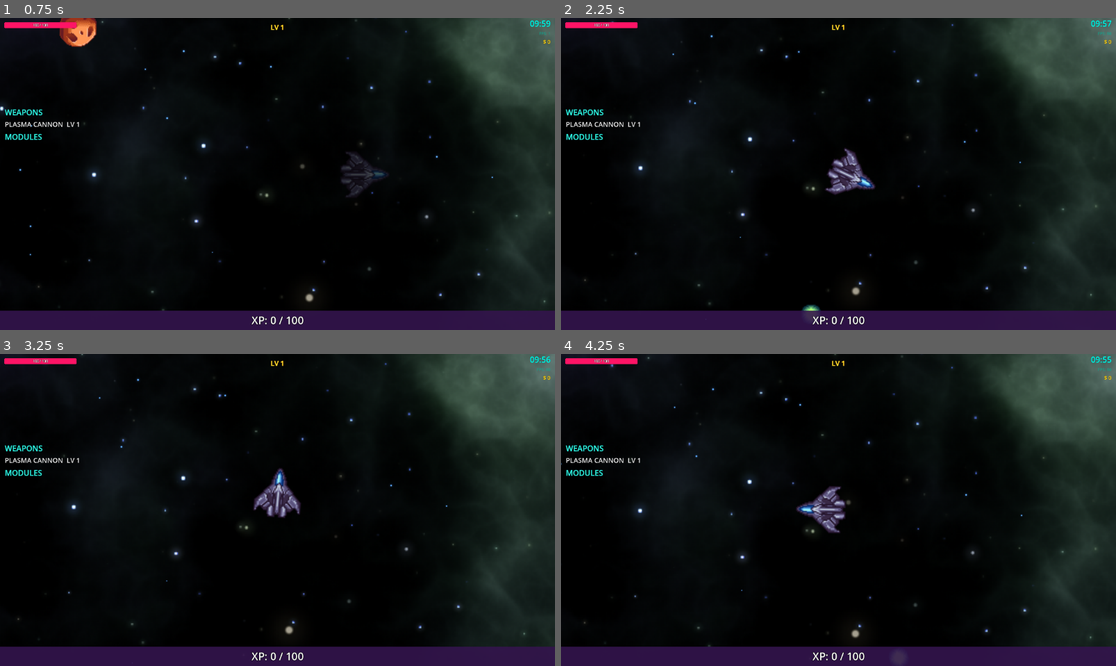
Above: before the commit, frames 1-4 (two rows, left to right).
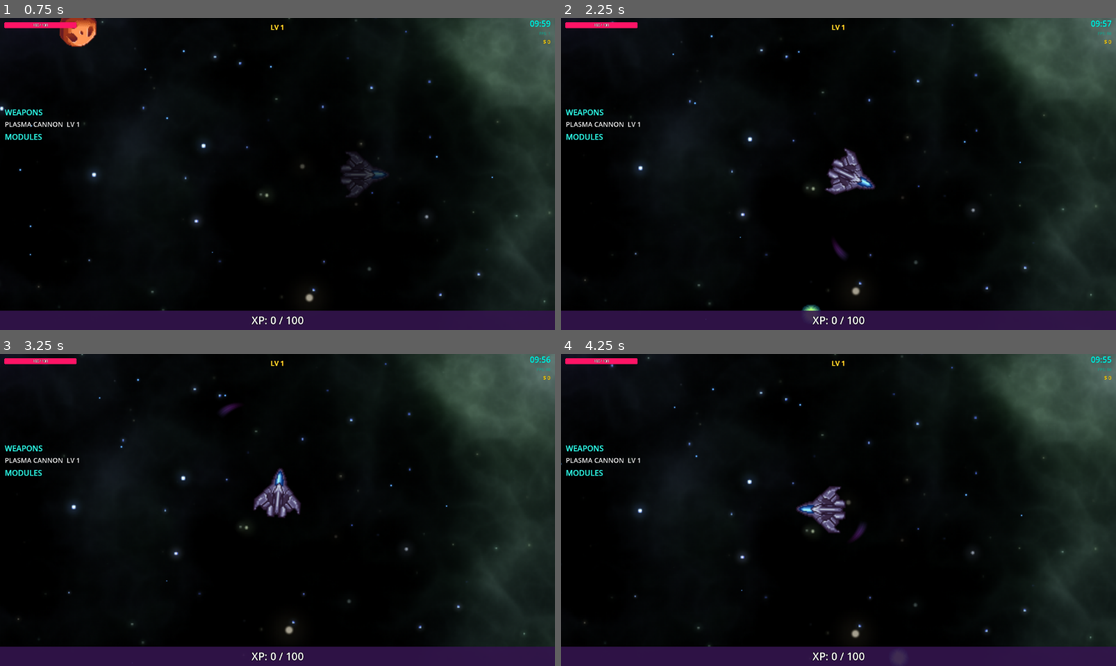
Above: after the commit, the same moments.

Repository: chalkbluffone/voidrift
Game: Godot game, scene res://scenes/gameplay/world.tscn
Two runs of this game, one before a commit and one after it. Both use one fixed random seed, a clock stepped at 60 frames per second and the inputs below.
Inputs (mouse positions are in pixels of both pictures, inside the frame that each line leads up to):
- Up to frame 1 (0.75 s): tap Enter (ui_accept) at 0.5 s; move the mouse to (399, 158) at 0.52 s; hold Right (ui_right) from 0.53 s (still down); hold Space (phase_shift) from 0.53 s (still down); click (399, 158) at 0.67 s
- Up to frame 2 (2.25 s): tap Enter (ui_accept) at 0.77, 1.52 s; move the mouse to (727, 189) at 1.27 s; release Right (ui_right) at 1.28 s; release Space (phase_shift) at 1.28 s; hold Down (ui_down) 1.28-2.03 s; tap 1 at 1.35 s; move the mouse to (894, 105) at 2.02 s; hold Right (ui_right) from 2.03 s (still down); tap 2 at 2.1 s
- Up to frame 3 (3.25 s): move the mouse to (249, 572) at 2.77 s; release Right (ui_right) at 2.78 s; hold Up (ui_up) from 2.78 s (still down); tap 3 at 2.85 s; click (249, 572) at 2.92 s; tap Enter (ui_accept) at 3.02 s
- Up to frame 4 (4.25 s): move the mouse to (1005, 556) at 3.52 s; release Up (ui_up) at 3.53 s; hold Left (ui_left) from 3.53 s (still down); tap R at 3.6 s; tap Enter (ui_accept) at 3.77 s

Frame 1 is identical in both runs. In frame 2, less than 0.1% of the frame differs, in the area x 49-52%, y 71-78%; in frame 3, less than 0.1%; in frame 4, less than 0.1%.

Commit message:
Add Radiant Arc effect with procedural generation and shader support
- Created Radiant Arc effect using Polygon2D and custom shaders for a synthwave aesthetic.
- Added main script (radiant_arc.gd) for procedural arc generation and animation.
- Implemented spawner utility (radiant_arc_spawner.gd) for easy effect instantiation.
- Introduced configuration resource (radiant_arc_config.gd) for customizable parameters.
- Developed shader (radiant_arc.gdshader) for neon glow and animation effects.
- Added quick reference documentation (QUICK_REFERENCE.md) and detailed README.md for usage instructions.
- Included debug UI (radiant_arc_debug_ui.gd) for real-time parameter adjustments.
- Integrated default configuration resource (default_radiant_arc_config.tres) for immediate use.
- Established scene structure (RadiantArc.tscn) for the effect.

Diff:
--- /dev/null
+++ b/effects/radiant_arc/RadiantArc.tscn
@@ -0,0 +1,11 @@
+[gd_scene load_steps=2 format=3 uid="uid://bm8x8t7oaao36"]
+
+[ext_resource type="Script" uid="uid://dqlu2kn8j3yic" path="res://effects/radiant_arc/radiant_arc.gd" id="1_f0w3a"]
+
+[node name="RadiantArc" type="Node2D"]
+script = ExtResource("1_f0w3a")
+arc_angle_deg = 309.0
+radius = 76.0
+taper = 0.0
+distance = 20.0
+duration = 1.2
--- /dev/null
+++ b/effects/radiant_arc/default_radiant_arc_config.tres
@@ -0,0 +1,22 @@
+[gd_resource type="Resource" script_class="RadiantArcConfig"]
+
+arc_angle_deg = 100.0
+radius = 40.0
+thickness = 20.0
+taper = 0.75
+length_scale = 1.2
+distance = 20.0
+speed = 0.0
+duration = 0.25
+fade_in = 0.05
+fade_out = 0.15
+color_a = Color(0, 1, 1, 1)
+color_b = Color(1, 0.2, 0.8, 1)
+color_c = Color(1, 0.4, 0.8, 1)
+glow_strength = 3.5
+core_strength = 0.8
+noise_strength = 0.4
+uv_scroll_speed = 2.0
+rotation_offset_deg = 0.0
+follow_mode = 0
+seed_offset = 0.0
--- /dev/null
+++ b/effects/radiant_arc/radiant_arc.gd
@@ -0,0 +1,231 @@
+extends Node2D
+class_name RadiantArc
+
+# Exported parameters for full configurability
+@export var arc_angle_deg: float = 90.0
+@export var radius: float = 42.0
+@export var thickness: float = 18.0
+@export var taper: float = 0.5  # Thickness falloff (0-1)
+@export var length_scale: float = 0.75
+@export var distance: float = 25.0  # Medium distance offset (unchanged)
+@export var speed: float = 0.0  # Travel speed forward
+@export var duration: float = 0.8  # Longer duration for slower feel
+@export var fade_in: float = 0.08  # Fade-in time
+@export var fade_out: float = 0.15  # Fade-out time
+@export var sweep_speed: float = 1.2  # Slower blade animation
+
+# Color and glow parameters
+@export var color_a: Color = Color(0.0, 1.0, 1.0, 1.0)  # Cyan
+@export var color_b: Color = Color(1.0, 0.0, 1.0, 1.0)  # Magenta
+@export var color_c: Color = Color(0.0, 0.5, 1.0, 1.0)  # Deep Blue
+@export var glow_strength: float = 3.0
+@export var core_strength: float = 1.2
+@export var noise_strength: float = 0.3
+@export var uv_scroll_speed: float = 3.0
+
+# Control parameters
+@export var rotation_offset_deg: float = 0.0
+@export var follow_mode: int = 0  # 0=fixed, 1=aim_dir, 2=movement_vec
+@export var seed_offset: float = 0.0
+
+# Internal state
+var _elapsed: float = 0.0
+var _is_active: bool = true
+var _mesh_instance: MeshInstance2D
+var _shader_material: ShaderMaterial
+var _start_pos: Vector2
+var _start_rotation: float
+var _aim_direction: Vector2 = Vector2.RIGHT
+
+func _ready() -> void:
+	# Find or create MeshInstance2D child
+	var children = get_children()
+	_mesh_instance = null
+	for child in children:
+		if child is MeshInstance2D:
+			_mesh_instance = child
+			break
+
+	# Cleanup any old Polygon2D
+	for child in children:
+		if child is Polygon2D:
+			child.queue_free()
+
+	if not _mesh_instance:
+		_mesh_instance = MeshInstance2D.new()
+		add_child(_mesh_instance)
+
+	# Texture fix for UVs
+	if not _mesh_instance.texture:
+		var img = Image.create(4, 4, false, Image.FORMAT_RGBA8)
+		img.fill(Color.WHITE)
+		_mesh_instance.texture = ImageTexture.create_from_image(img)
+
+	# Create shader material if not exists
+	if not _mesh_instance.material:
+		_shader_material = ShaderMaterial.new()
+		_shader_material.shader = load("res://effects/radiant_arc/radiant_arc.gdshader")
+		_mesh_instance.material = _shader_material
+	else:
+		_shader_material = _mesh_instance.material
+
+	_start_pos = global_position
+	_start_rotation = rotation
+	_generate_arc_mesh()
+	_update_shader_uniforms()
+
+
+func _process(delta: float) -> void:
+	if not _is_active:
+		return
+
+	_elapsed += delta
+
+	# Check if effect is done
+	if _elapsed >= duration:
+		_is_active = false
+		queue_free()
+		return
+
+	# Update position if moving forward
+	if speed > 0.0:
+		var direction = Vector2.RIGHT.rotated(rotation)
+		global_position = _start_pos + direction * speed * _elapsed
+
+	# Update shader uniforms each frame
+	_update_shader_uniforms()
+
+
+func _generate_arc_mesh() -> void:
+	"""Generate the crescent arc mesh procedurally with UVs."""
+	if not _mesh_instance:
+		return
+
+	var vertices = PackedVector2Array()
+	var uvs = PackedVector2Array()
+
+	var arc_rad = deg_to_rad(arc_angle_deg)
+	var segments = int(max(16, arc_angle_deg / 3.0))
+
+	var inner_radius = radius
+
+	# Generate triangle strip: Inner, Outer, Inner, Outer
+	for i in range(segments + 1):
+		var t = float(i) / float(segments) # 0.0 to 1.0 along arc
+		var angle = -arc_rad * 0.5 + arc_rad * t
+
+		# Taper logic
+		var actual_thickness = thickness
+		if taper > 0.8:
+			# Comma shape (thick start, thin end)
+			actual_thickness = thickness * (1.1 - pow(t, 2.0))
+		else:
+			# Crescent shape (sine wave profile)
+			actual_thickness = thickness * (0.3 + 0.7 * sin(t * PI))
+
+		actual_thickness = max(0.0, actual_thickness)
+
+		var current_outer_r = inner_radius + actual_thickness
+		var current_inner_r = inner_radius
+
+		var cos_a = cos(angle)
+		var sin_a = sin(angle)
+		var dir = Vector2(cos_a, sin_a)
+
+		# Inner vertex (V=1.0)
+		var p_in = dir * current_inner_r * length_scale
+		p_in += Vector2(distance, 0.0)
+
+		# Outer vertex (V=0.0)
+		var p_out = dir * current_outer_r * length_scale
+		p_out += Vector2(distance, 0.0)
+
+		vertices.push_back(p_in)
+		uvs.push_back(Vector2(t, 1.0))
+
+		vertices.push_back(p_out)
+		uvs.push_back(Vector2(t, 0.0))
+
+	var arrays = []
+	arrays.resize(Mesh.ARRAY_MAX)
+	arrays[Mesh.ARRAY_VERTEX] = vertices
+	arrays[Mesh.ARRAY_TEX_UV] = uvs
+
+	var am = ArrayMesh.new()
+	am.add_surface_from_arrays(Mesh.PRIMITIVE_TRIANGLE_STRIP, arrays)
+	_mesh_instance.mesh = am
+
+
+
+func _update_shader_uniforms() -> void:
+	"""Update shader uniforms based on current state."""
+	if not _shader_material:
+		return
+
+	var progress = _elapsed / max(duration, 0.001)
+
+	# Calculate alpha: fade in then fade out
+	var alpha = 1.0
+	if _elapsed < fade_in:
+		alpha = _elapsed / fade_in
+	elif _elapsed > duration - fade_out:
+		alpha = 1.0 - (_elapsed - (duration - fade_out)) / fade_out
+
+	# Optional sweep growth: arc expands from 0 to full angle
+	# Sweep animation: controlled by sweep_speed
+	# sweep_speed 1.0 = sweep completes in 70% of duration
+	# sweep_speed 2.0 = sweep completes in 35% of duration (twice as fast)
+	var base_sweep_duration = duration * 0.7
+	var sweep_duration = base_sweep_duration / max(sweep_speed, 0.1)
+	var sweep_progress = clamp(_elapsed / sweep_duration, 0.0, 1.0)
+
+	_shader_material.set_shader_parameter("color_a", color_a)
+	_shader_material.set_shader_parameter("color_b", color_b)
+	_shader_material.set_shader_parameter("color_c", color_c)
+	_shader_material.set_shader_parameter("glow_strength", glow_strength)
+	_shader_material.set_shader_parameter("core_strength", core_strength)
+	_shader_material.set_shader_parameter("noise_strength", noise_strength)
+	_shader_material.set_shader_parameter("uv_scroll_speed", uv_scroll_speed)
+	_shader_material.set_shader_parameter("progress", progress)
+	_shader_material.set_shader_parameter("alpha", alpha)
+	_shader_material.set_shader_parameter("sweep_progress", sweep_progress)
+	_shader_material.set_shader_parameter("seed_offset", seed_offset)
+
+
+func setup(params: Dictionary) -> RadiantArc:
+	"""
+	Convenience method to set up the effect from a parameter dictionary.
+	Returns self for chaining.
+
+	Expected keys:
+	- arc_angle_deg, radius, thickness, taper, length_scale
+	- distance, speed, duration, fade_in, fade_out
+	- color_a, color_b, color_c, glow_strength, core_strength
+	- noise_strength, uv_scroll_speed, rotation_offset_deg
+	- follow_mode, seed_offset
+	"""
+	for key in params:
+		if key in self:
+			set(key, params[key])
+
+	if is_node_ready():
+		_generate_arc_mesh()
+		_update_shader_uniforms()
+
+	return self
+
+
+func set_direction(direction: Vector2) -> RadiantArc:
+	"""Set the aim direction and apply rotation."""
+	_aim_direction = direction.normalized()
+	rotation = _aim_direction.angle() + deg_to_rad(rotation_offset_deg)
+	return self
+
+
+func spawn_from(spawn_pos: Vector2, direction: Vector2) -> RadiantArc:
+	"""Position and orient the effect from a spawn point."""
+	global_position = spawn_pos + direction * distance
+	set_direction(direction)
+	_start_pos = global_position
+	_start_rotation = rotation
+	return self
--- /dev/null
+++ b/effects/radiant_arc/radiant_arc.gdshader
@@ -0,0 +1,94 @@
+shader_type canvas_item;
+render_mode blend_mix;
+
+// Colors and glow
+uniform vec4 color_a : source_color = vec4(0.0, 1.0, 1.0, 1.0);  // Cyan
+uniform vec4 color_b : source_color = vec4(1.0, 0.0, 1.0, 1.0);  // Magenta
+uniform vec4 color_c : source_color = vec4(1.0, 0.4, 0.8, 1.0);  // Pink
+uniform float glow_strength = 3.5;
+uniform float core_strength = 0.8;
+uniform float noise_strength = 0.3;
+uniform float uv_scroll_speed = 2.0;
+
+// Animation
+uniform float progress = 0.0;  // 0 to 1 over lifetime
+uniform float alpha = 1.0;     // Master alpha fade
+uniform float sweep_progress = 1.0;  // Arc sweep from 0 to 1
+uniform float seed_offset = 0.0;
+
+// Simple noise function
+float hash(vec2 p) {
+	return fract(sin(dot(p, vec2(12.9898, 78.233))) * 43758.5453);
+}
+
+float noise(vec2 p) {
+	vec2 i = floor(p);
+	vec2 f = fract(p);
+	f = f * f * (3.0 - 2.0 * f);
+
+	float n0 = hash(i);
+	float n1 = hash(i + vec2(1.0, 0.0));
+	float n2 = hash(i + vec2(0.0, 1.0));
+	float n3 = hash(i + vec2(1.0, 1.0));
+
+	float nx0 = mix(n0, n1, f.x);
+	float nx1 = mix(n2, n3, f.x);
+	return mix(nx0, nx1, f.y);
+}
+
+void fragment() {
+	// UV.x = Progress along arc (0..1) - 0 is starting tip, 1 is ending tip
+	// UV.y = Thickness (0=outer, 1=inner)
+
+	// Create a "beam" profile across the V axis (Thickness)
+	// Peak at 0.5 (center of thickness), fade to 0 at edges
+	float beam_profile = 1.0 - abs(UV.y - 0.5) * 2.0;
+	beam_profile = pow(beam_profile, 1.5); // Smooth rounding
+
+	// COUNTER-CLOCKWISE SWEEP ANIMATION
+	float sweep_edge = sweep_progress * 1.8; // Extended range for full tail exit
+
+	// Distance from current pixel to the leading edge
+	float dist_from_edge = sweep_edge - UV.x;
+
+	// WISPY TAIL: Gradual fade from leading edge back
+	float tail_length = 0.5;
+	float tail_fade = 1.0 - smoothstep(0.0, tail_length, dist_from_edge);
+	tail_fade = pow(tail_fade, 0.7); // Softer falloff for wispy look
+
+	// WISPY TIP: Fade the leading edge to transparency as it reaches the end
+	float tip_wisp = smoothstep(1.0, 0.5, UV.x); // Start fading at 50%
+	tip_wisp = pow(tip_wisp, 1.5); // Accelerate the fade
+
+	// Leading edge glow
+	float leading_edge = smoothstep(0.2, 0.0, dist_from_edge) * smoothstep(-0.05, 0.03, dist_from_edge);
+	leading_edge *= tip_wisp;
+
+	// Soft reveal (no hard edge)
+	float revealed = smoothstep(-0.02, 0.08, dist_from_edge);
+
+	// Color Gradient along the arc
+	vec3 base_color = mix(color_a.rgb, color_b.rgb, UV.x);
+
+	// Slight brightness boost at leading edge
+	base_color = mix(base_color, vec3(1.0), leading_edge * 0.3);
+
+	// Define the core (bright center line) - also fades at tip
+	float core = smoothstep(0.75, 1.0, beam_profile) * tip_wisp;
+
+	// Define the main glow body
+	float body = smoothstep(0.1, 0.7, beam_profile);
+
+	// Combine: body fades with tail, tip fades with wisp
+	float visibility = body * revealed * tail_fade * tip_wisp;
+	// Add leading edge glow
+	visibility += leading_edge * body * 0.8;
+	// Add subtle core
+	visibility += core * 0.3 * tail_fade;
+
+	// Final alpha - wisps should be more transparent overall
+	float final_alpha = visibility * alpha * glow_strength * 0.4;
+	final_alpha = clamp(final_alpha, 0.0, 1.0);
+
+	COLOR = vec4(base_color, final_alpha);
+}
--- /dev/null
+++ b/effects/radiant_arc/radiant_arc_config.gd
@@ -0,0 +1,61 @@
+extends Resource
+class_name RadiantArcConfig
+
+# Arc geometry
+@export var arc_angle_deg: float = 120.0
+@export var radius: float = 50.0
+@export var thickness: float = 15.0
+@export var taper: float = 0.8  # Thickness falloff along arc
+@export var length_scale: float = 1.0
+@export var distance: float = 0.0  # Offset from origin
+
+# Movement
+@export var speed: float = 0.0  # Travel speed forward
+@export var duration: float = 0.2  # Lifetime
+@export var fade_in: float = 0.05
+@export var fade_out: float = 0.1
+
+# Colors and effects
+@export var color_a: Color = Color(0.0, 1.0, 1.0, 1.0)  # Cyan
+@export var color_b: Color = Color(1.0, 0.2, 0.8, 1.0)  # Magenta
+@export var color_c: Color = Color(1.0, 0.4, 0.8, 1.0)  # Pink
+@export var glow_strength: float = 2.0
+@export var core_strength: float = 0.6
+@export var noise_strength: float = 0.3
+@export var uv_scroll_speed: float = 2.0
+
+# Orientation
+@export var rotation_offset_deg: float = 0.0
+@export var follow_mode: int = 0  # 0=fixed, 1=aim_dir, 2=movement_vec
+@export var seed_offset: float = 0.0
+
+
+func to_dict() -> Dictionary:
+	"""Convert config to dictionary for passing to RadiantArc.setup()"""
+	return {
+		"arc_angle_deg": arc_angle_deg,
+		"radius": radius,
+		"thickness": thickness,
+		"taper": taper,
+		"length_scale": length_scale,
+		"distance": distance,
+		"speed": speed,
+		"duration": duration,
+		"fade_in": fade_in,
+		"fade_out": fade_out,
+		"color_a": color_a,
+		"color_b": color_b,
+		"color_c": color_c,
+		"glow_strength": glow_strength,
+		"core_strength": core_strength,
+		"noise_strength": noise_strength,
+		"uv_scroll_speed": uv_scroll_speed,
+		"rotation_offset_deg": rotation_offset_deg,
+		"follow_mode": follow_mode,
+		"seed_offset": seed_offset,
+	}
+
+
+func apply_to(arc: RadiantArc) -> RadiantArc:
+	"""Apply this config to a RadiantArc instance."""
+	return arc.setup(to_dict())
--- /dev/null
+++ b/effects/radiant_arc/radiant_arc_debug_ui.gd
@@ -0,0 +1,124 @@
+extends CanvasLayer
+
+const SAVE_PATH = "user://radiant_arc_settings.cfg"
+
+# Reference to the settings we're modifying
+var settings: Dictionary = {
+	"arc_angle_deg": 90.0,
+	"radius": 42.0,
+	"thickness": 18.0,
+	"taper": 0.5,
+	"length_scale": 0.75,
+	"distance": 25.0,
+	"duration": 0.8,
+	"sweep_speed": 1.2,
+	"glow_strength": 3.0,
+	"fade_in": 0.08,
+	"fade_out": 0.15,
+}
+
+signal settings_changed(settings: Dictionary)
+
+
+func _load_settings() -> void:
+	var config = ConfigFile.new()
+	var err = config.load(SAVE_PATH)
+	if err == OK:
+		for key in settings.keys():
+			if config.has_section_key("arc", key):
+				settings[key] = config.get_value("arc", key)
+		print("Radiant Arc settings loaded from ", SAVE_PATH)
+
+
+func _save_settings() -> void:
+	var config = ConfigFile.new()
+	for key in settings.keys():
+		config.set_value("arc", key, settings[key])
+	config.save(SAVE_PATH)
+	print("Radiant Arc settings saved to ", SAVE_PATH)
+
+var _panel: PanelContainer
+var _sliders: Dictionary = {}
+var _labels: Dictionary = {}
+
+func _ready() -> void:
+	# Load saved settings first
+	_load_settings()
+
+	# Ensure this renders above everything
+	layer = 100
+
+	# Create the UI
+	_panel = PanelContainer.new()
+	_panel.set_anchors_preset(Control.PRESET_BOTTOM_RIGHT)
+	_panel.grow_horizontal = Control.GROW_DIRECTION_BEGIN
+	_panel.grow_vertical = Control.GROW_DIRECTION_BEGIN
+	_panel.offset_right = -50
+	_panel.offset_bottom = -50
+	add_child(_panel)
+
+	var vbox = VBoxContainer.new()
+	vbox.custom_minimum_size = Vector2(300, 0)
+	_panel.add_child(vbox)
+
+	# Title
+	var title = Label.new()
+	title.text = "Radiant Arc Debug (F1 to toggle)"
+	title.horizontal_alignment = HORIZONTAL_ALIGNMENT_CENTER
+	vbox.add_child(title)
+
+	# Add sliders for each setting
+	_add_slider(vbox, "arc_angle_deg", 30.0, 360.0, 1.0)
+	_add_slider(vbox, "radius", 10.0, 150.0, 1.0)
+	_add_slider(vbox, "thickness", 5.0, 80.0, 1.0)
+	_add_slider(vbox, "taper", 0.0, 1.0, 0.05)
+	_add_slider(vbox, "length_scale", 0.25, 3.0, 0.05)
+	_add_slider(vbox, "distance", 0.0, 100.0, 1.0)
+	_add_slider(vbox, "duration", 0.1, 2.0, 0.05)
+	_add_slider(vbox, "sweep_speed", 0.5, 5.0, 0.1)
+	_add_slider(vbox, "glow_strength", 0.5, 10.0, 0.1)
+	_add_slider(vbox, "fade_in", 0.0, 0.5, 0.01)
+	_add_slider(vbox, "fade_out", 0.0, 0.5, 0.01)
+
+	_panel.visible = false
+
+
+func _add_slider(parent: Control, setting_name: String, min_val: float, max_val: float, step: float) -> void:
+	var hbox = HBoxContainer.new()
+	parent.add_child(hbox)
+
+	# Label with name and value
+	var label = Label.new()
+	label.custom_minimum_size = Vector2(180, 0)
+	label.text = "%s: %.2f" % [setting_name, settings[setting_name]]
+	hbox.add_child(label)
+	_labels[setting_name] = label
+
+	# Slider
+	var slider = HSlider.new()
+	slider.custom_minimum_size = Vector2(120, 0)
+	slider.min_value = min_val
+	slider.max_value = max_val
+	slider.step = step
+	slider.value = settings[setting_name]
+	slider.value_changed.connect(_on_slider_changed.bind(setting_name))
+	hbox.add_child(slider)
+	_sliders[setting_name] = slider
+
+
+func _on_slider_changed(value: float, setting_name: String) -> void:
+	settings[setting_name] = value
+	_labels[setting_name].text = "%s: %.2f" % [setting_name, value]
+	_save_settings()  # Auto-save on every change
+	settings_changed.emit(settings)
+
+
+func _input(event: InputEvent) -> void:
+	if event is InputEventKey and event.pressed and not event.echo:
+		if event.keycode == KEY_F1:
+			_panel.visible = not _panel.visible
+			get_viewport().set_input_as_handled()
+
+
+func get_settings() -> Dictionary:
+	return settings.duplicate()
--- /dev/null
+++ b/effects/radiant_arc/radiant_arc_spawner.gd
@@ -0,0 +1,59 @@
+class_name RadiantArcSpawner
+
+var _parent_node: Node
+
+
+func _init(parent: Node) -> void:
+	_parent_node = parent
+
+
+func spawn_from_config(
+	spawn_pos: Vector2,
+	direction: Vector2,
+	config: RadiantArcConfig
+) -> RadiantArc:
+	"""
+	Spawn a RadiantArc effect at the given position with direction and config.
+
+	Args:
+		spawn_pos: World position to spawn at
+		direction: Direction vector (will be normalized)
+		config: RadiantArcConfig resource with all parameters
+
+	Returns:
+		The spawned RadiantArc instance
+	"""
+	var arc = load("res://effects/radiant_arc/RadiantArc.tscn").instantiate()
+	_parent_node.add_child(arc)
+
+	config.apply_to(arc)
+	arc.spawn_from(spawn_pos, direction.normalized())
+
+	return arc
+
+
+func spawn(
+	spawn_pos: Vector2,
+	direction: Vector2,
+	params: Dictionary = {}
+) -> RadiantArc:
+	"""
+	Spawn a RadiantArc effect with inline parameters.
+
+	Args:
+		spawn_pos: World position to spawn at
+		direction: Direction vector (will be normalized)
+		params: Dictionary of parameter overrides
+
+	Returns:
+		The spawned RadiantArc instance
+	"""
+	var arc = load("res://effects/radiant_arc/RadiantArc.tscn").instantiate()
+	_parent_node.add_child(arc)
+
+	if params:
+		arc.setup(params)
+
+	arc.spawn_from(spawn_pos, direction.normalized())
+
+	return arc
--- a/scripts/player/ship.gd
+++ b/scripts/player/ship.gd
@@ -9,6 +9,7 @@
 
 # --- Preloads ---
 const StatsComponentScript := preload("res://scripts/core/stats_component.gd")
+const RadiantArcSpawnerScript := preload("res://effects/radiant_arc/radiant_arc_spawner.gd")
 
 # --- Components ---
 @onready var stats: Node = $StatsComponent
@@ -41,12 +42,29 @@
 var _last_move_direction: Vector2 = Vector2.RIGHT
 var _knockback_velocity: Vector2 = Vector2.ZERO
 var _last_input_device: String = "keyboard" # "keyboard" or "joypad"
+var _arc_spawner: RadiantArcSpawner
 const KNOCKBACK_FRICTION := 10.0
 const DAMAGE_IFRAMES := 0.5  # Brief i-frames after taking damage
 
+# Auto-fire radiant arc
+var _arc_fire_timer: float = 0.0
+const ARC_FIRE_INTERVAL: float = 1.0  # Fire once per second
+var _arc_debug_ui: CanvasLayer = null
+var _arc_settings: Dictionary = {}
+
 
 func _ready() -> void:
 	FileLogger.log_info("Ship", "Initializing player ship...")
+
+	# Initialize radiant arc spawner
+	_arc_spawner = RadiantArcSpawnerScript.new(self)
+
+	# Initialize debug UI for arc settings
+	var debug_ui_script = load("res://effects/radiant_arc/radiant_arc_debug_ui.gd")
+	_arc_debug_ui = debug_ui_script.new()
+	add_child(_arc_debug_ui)
+	_arc_debug_ui.settings_changed.connect(_on_arc_settings_changed)
+	_arc_settings = _arc_debug_ui.get_settings()
 
 	# Set base speed from config
 	var config: Node = get_node("/root/GameConfig")
@@ -114,7 +132,15 @@
 	_process_phase_shift(delta)
 	_process_phase_recharge(delta)
 	_process_iframes(delta)
+	_process_arc_auto_fire(delta)
 	_process_movement(delta)
+
+
+func _process_arc_auto_fire(delta: float) -> void:
+	_arc_fire_timer += delta
+	if _arc_fire_timer >= ARC_FIRE_INTERVAL:
+		_arc_fire_timer = 0.0
+		_spawn_radiant_arc()
 
 
 func _process_movement(delta: float) -> void:
@@ -345,3 +371,20 @@
 
 func is_invincible() -> bool:
 	return _is_invincible or _is_phasing
+
+
+# --- Radiant Arc ---
+
+func _on_arc_settings_changed(new_settings: Dictionary) -> void:
+	_arc_settings = new_settings
+
+
+func _spawn_radiant_arc() -> void:
+	"""Spawn the radiant arc slash effect."""
+	var params = _arc_settings.duplicate()
+	params["seed_offset"] = randf()
+	_arc_spawner.spawn(
+		global_position,
+		Vector2.RIGHT.rotated(rotation),
+		params
+	)
Not shown, added: data/megabonk_weapons.csv.import
Not shown, changed: debug_log.txt
Not shown, added: effects/radiant_arc/radiant_arc.gd.uid
Not shown, added: effects/radiant_arc/radiant_arc.gdshader.uid
Not shown, added: effects/radiant_arc/radiant_arc_config.gd.uid
Not shown, added: effects/radiant_arc/radiant_arc_debug_ui.gd.uid
Not shown, added: effects/radiant_arc/radiant_arc_spawner.gd.uid
Not shown, added: effects/radiant_arc/IMPLEMENTATION.md
Not shown, added: effects/radiant_arc/QUICK_REFERENCE.md
